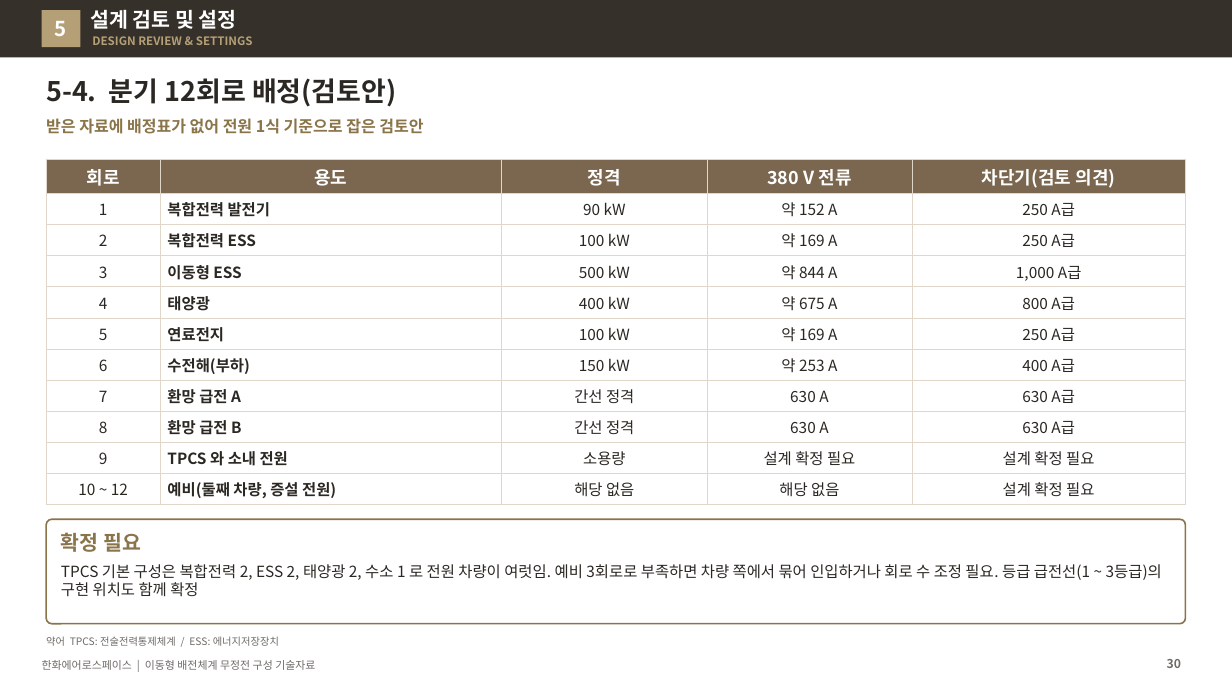
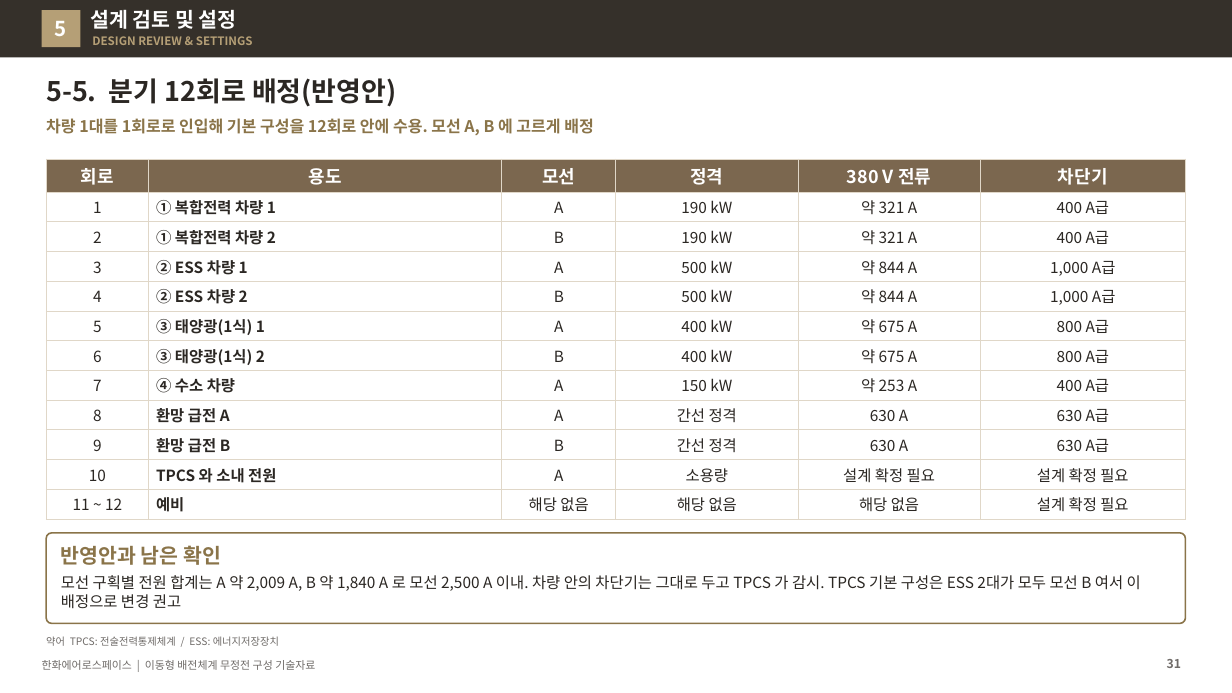
Before and after one commit to byunjd112-hue/headroom, a slide deck: slide 31 of mobile_ems/docs/out/IFPS_이동형배전체계_무정전구성_기술자료_Rev72.pptx (slide 30 before the commit). Drawn at 1232x693 pixels with LibreOffice and Linux fonts; fonts in the diff are those of the drawing. Boxes give left, top, right and bottom in pixels: in the first picture for what was removed or moved away, otherwise in the second. Text is boxed around its words. In the diff, an @@ line names an element or a change of style, - is before the commit and + after.

```diff
--- a/mobile_ems/docs/out/IFPS_이동형배전체계_무정전구성_기술자료_Rev72.pptx
+++ b/mobile_ems/docs/out/IFPS_이동형배전체계_무정전구성_기술자료_Rev72.pptx
@@ title at [46, 78, 396, 107]: text changed @@
-5-4. 분기 12회로 배정(검토안)
+5-5. 분기 12회로 배정(반영안)
@@ text at [46, 118, 593, 135]: text changed @@
-받은 자료에 배정표가 없어 전원 1식 기준으로 잡은 검토안
+차량 1대를 1회로로 인입해 기본 구성을 12회로 안에 수용. 모선 A, B 에 고르게 배정
@@ table at [46, 159, 1185, 516] @@
-회로 | 용도 | 정격 | 380 V 전류 | 차단기(검토 의견)
-1 | 복합전력 발전기 | 90 kW | 약 152 A | 250 A급
-2 | 복합전력 ESS | 100 kW | 약 169 A | 250 A급
-3 | 이동형 ESS | 500 kW | 약 844 A | 1,000 A급
-4 | 태양광 | 400 kW | 약 675 A | 800 A급
-5 | 연료전지 | 100 kW | 약 169 A | 250 A급
-6 | 수전해(부하) | 150 kW | 약 253 A | 400 A급
-7 | 환망 급전 A | 간선 정격 | 630 A | 630 A급
-8 | 환망 급전 B | 간선 정격 | 630 A | 630 A급
-9 | TPCS 와 소내 전원 | 소용량 | 설계 확정 필요 | 설계 확정 필요
-10 ~ 12 | 예비(둘째 차량, 증설 전원) | 해당 없음 | 해당 없음 | 설계 확정 필요
+회로 | 용도 | 모선 | 정격 | 380 V 전류 | 차단기
+1 | ① 복합전력 차량 1 | A | 190 kW | 약 321 A | 400 A급
+2 | ① 복합전력 차량 2 | B | 190 kW | 약 321 A | 400 A급
+3 | ② ESS 차량 1 | A | 500 kW | 약 844 A | 1,000 A급
+4 | ② ESS 차량 2 | B | 500 kW | 약 844 A | 1,000 A급
+5 | ③ 태양광(1식) 1 | A | 400 kW | 약 675 A | 800 A급
+6 | ③ 태양광(1식) 2 | B | 400 kW | 약 675 A | 800 A급
+7 | ④ 수소 차량 | A | 150 kW | 약 253 A | 400 A급
+8 | 환망 급전 A | A | 간선 정격 | 630 A | 630 A급
+9 | 환망 급전 B | B | 간선 정격 | 630 A | 630 A급
+10 | TPCS 와 소내 전원 | A | 소용량 | 설계 확정 필요 | 설계 확정 필요
+11 ~ 12 | 예비 | 해당 없음 | 해당 없음 | 해당 없음 | 설계 확정 필요
@@ rounded rectangle: place and size @@
-rounded rectangle at [46, 519, 1186, 624]
+rounded rectangle at [46, 533, 1186, 624]
@@ rounded rectangle at [46, 533, 1186, 624]: proportions changed @@
@@ text at [61, 545, 221, 565]: text changed @@
-확정 필요
+반영안과 남은 확인
@@ text at [61, 575, 1141, 608]: text changed @@
-TPCS 기본 구성은 복합전력 2, ESS 2, 태양광 2, 수소 1 로 전원 차량이 여럿임. 예비 3회로로 부족하면 차량 쪽에서 묶어 인입하거나 회로 수 조정 필요. 등급 급전선(1 ~ 3등급)의 구현 위치도 함께 확정
+모선 구획별 전원 합계는 A 약 2,009 A, B 약 1,840 A 로 모선 2,500 A 이내. 차량 안의 차단기는 그대로 두고 TPCS 가 감시. TPCS 기본 구성은 ESS 2대가 모두 모선 B 여서 이 배정으로 변경 권고
@@ page number at [1167, 659, 1181, 668]: text changed @@
-30
+31
```
Also in this commit, not shown: 14 other slides changed, 1 slide added, 4 other files.
